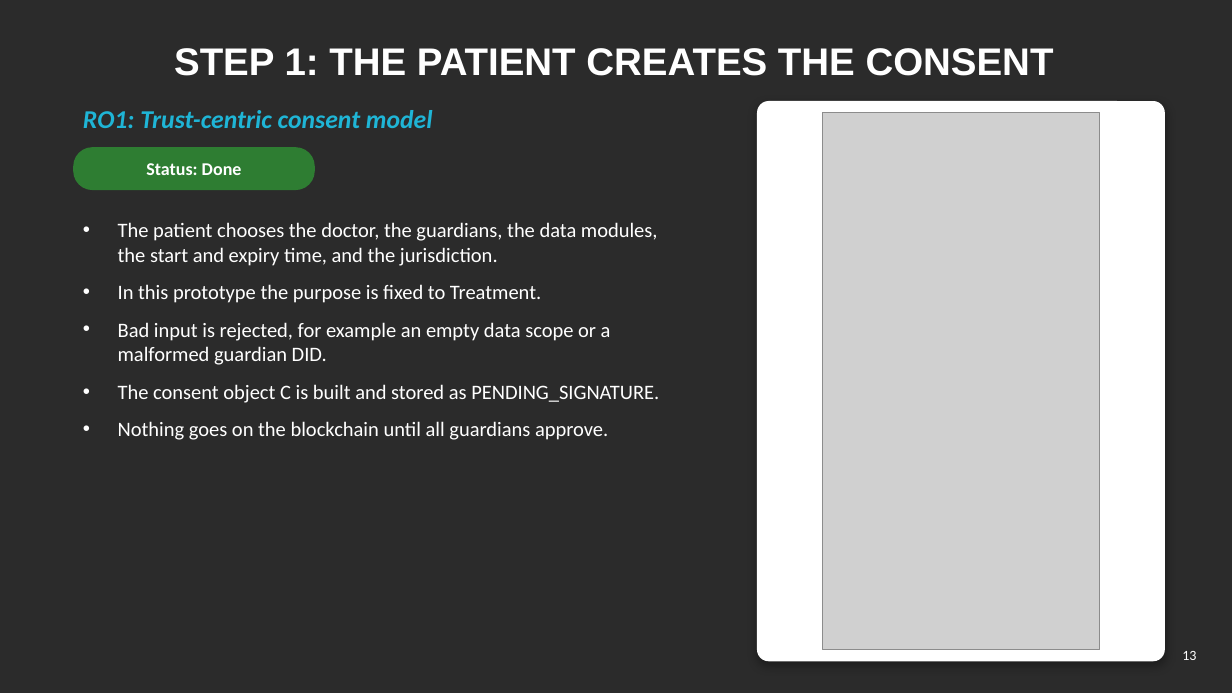
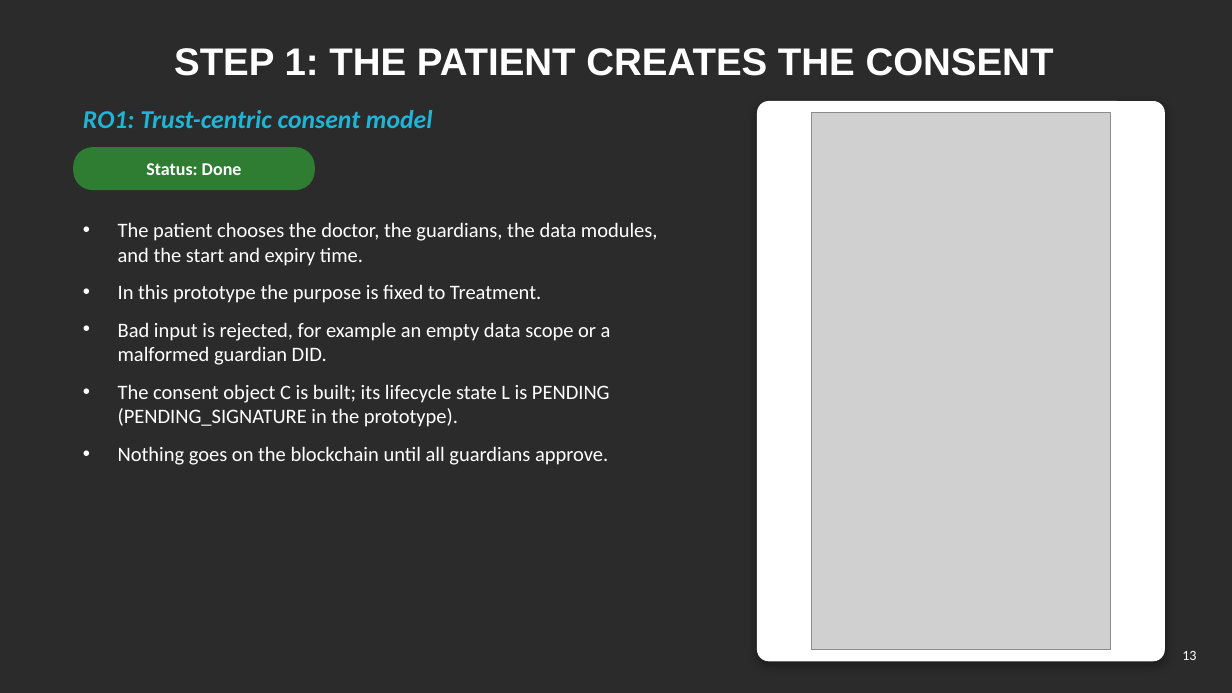
Before and after one commit to yasir12345678900/HealthRWA-Sepolia-Personal-try, a slide deck: slide 13 of docs/Yasir_Candidature_Reassessment_Slides_Simple.pptx. Drawn at 1232x693 pixels with LibreOffice and Linux fonts; fonts in the diff are those of the drawing; grey boxes stand for pictures; background and template pictures are left out; a plain dark background stands for a picture behind light text. Boxes give left, top, right and bottom in pixels: in the first picture for what was removed or moved away, otherwise in the second. Text is boxed around its words. In the diff, an @@ line names an element or a change of style, - is before the commit and + after.

```diff
--- a/docs/Yasir_Candidature_Reassessment_Slides_Simple.pptx
+++ b/docs/Yasir_Candidature_Reassessment_Slides_Simple.pptx
@@ picture: place and size @@
-picture at (823,113,1101,650)
+picture at (811,113,1112,650)
@@ text at (118,222,658,266): text changed @@
-• The patient chooses the doctor, the guardians, the data modules, the start and expiry time, and the jurisdiction.
+• The patient chooses the doctor, the guardians, the data modules, and the start and expiry time.
@@ text at (118,384,610,427): text changed @@
-• The consent object C is built and stored as PENDING_SIGNATURE.
+• The consent object C is built; its lifecycle state L is PENDING (PENDING_SIGNATURE in the prototype).
```
Also in this commit, not shown: 17 other slides changed, 16 other files.
